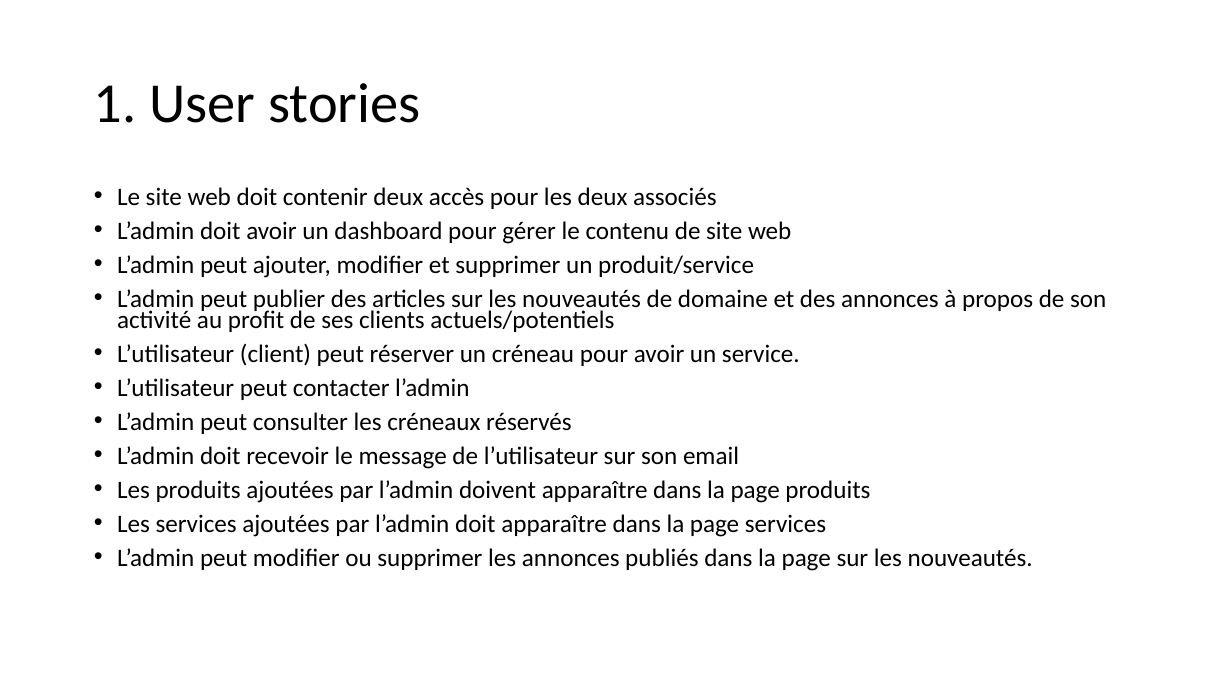
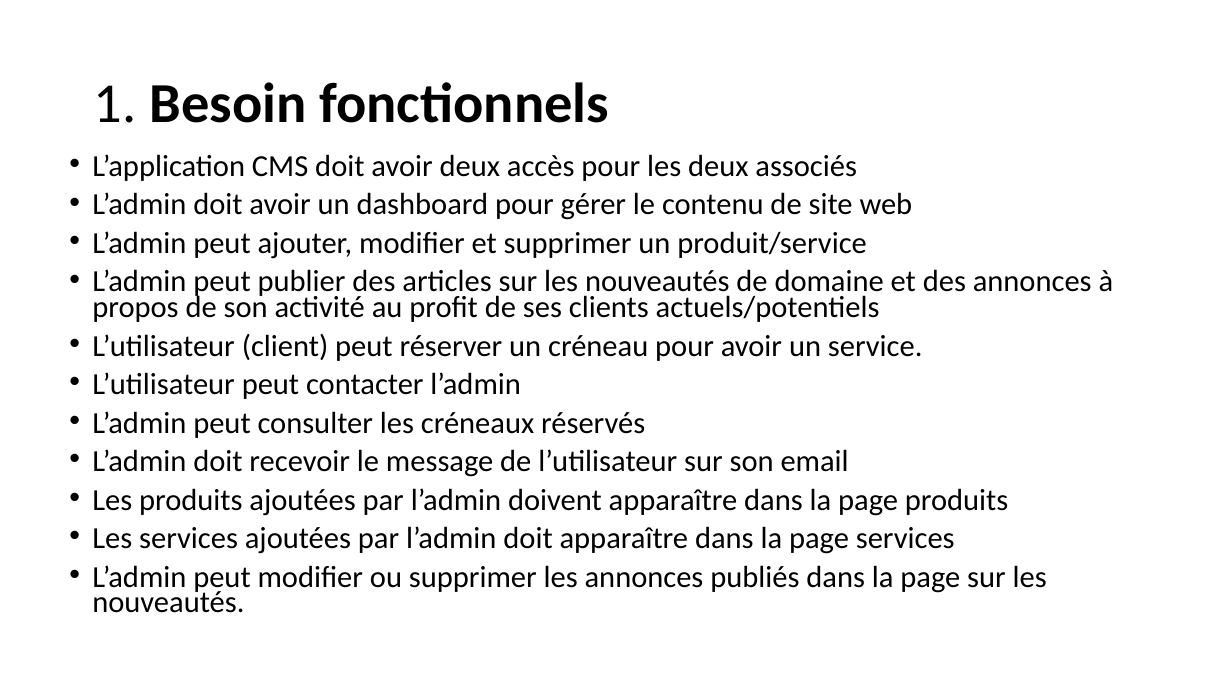
Before and after one commit to saidworks/fil_rouge, a slide deck: slide 4 of Presentation.pptx. Drawn at 1232x693 pixels with LibreOffice and Linux fonts; fonts in the diff are those of the drawing. Boxes give left, top, right and bottom in pixels: in the first picture for what was removed or moved away, otherwise in the second. Text is boxed around its words. In the diff, an @@ line names an element or a change of style, - is before the commit and + after.

```diff
--- a/Presentation.pptx
+++ b/Presentation.pptx
@@ title at <box>94,82,609,123</box>: text changed; bold on @@
-1. User stories
+1. Besoin fonctionnels
@@ text "L’application CMS doit avoir deux ...": place and size @@
-text "L’application CMS doit avoir deux ..." at <box>117,187,1106,571</box>
+text "L’application CMS doit avoir deux ..." at <box>92,154,1114,613</box>
@@ text at <box>92,154,857,181</box>: text changed; size 19.6 to 23.8 pt @@
-• Le site web doit contenir deux accès pour les deux associés
+• L’application CMS doit avoir deux accès pour les deux associés
@@ text at <box>92,192,1114,613</box>: size 19.6 to 23.8 pt @@
```
Also in this commit, not shown: 1 other slide changed, 1 slide added, 1 other file.
